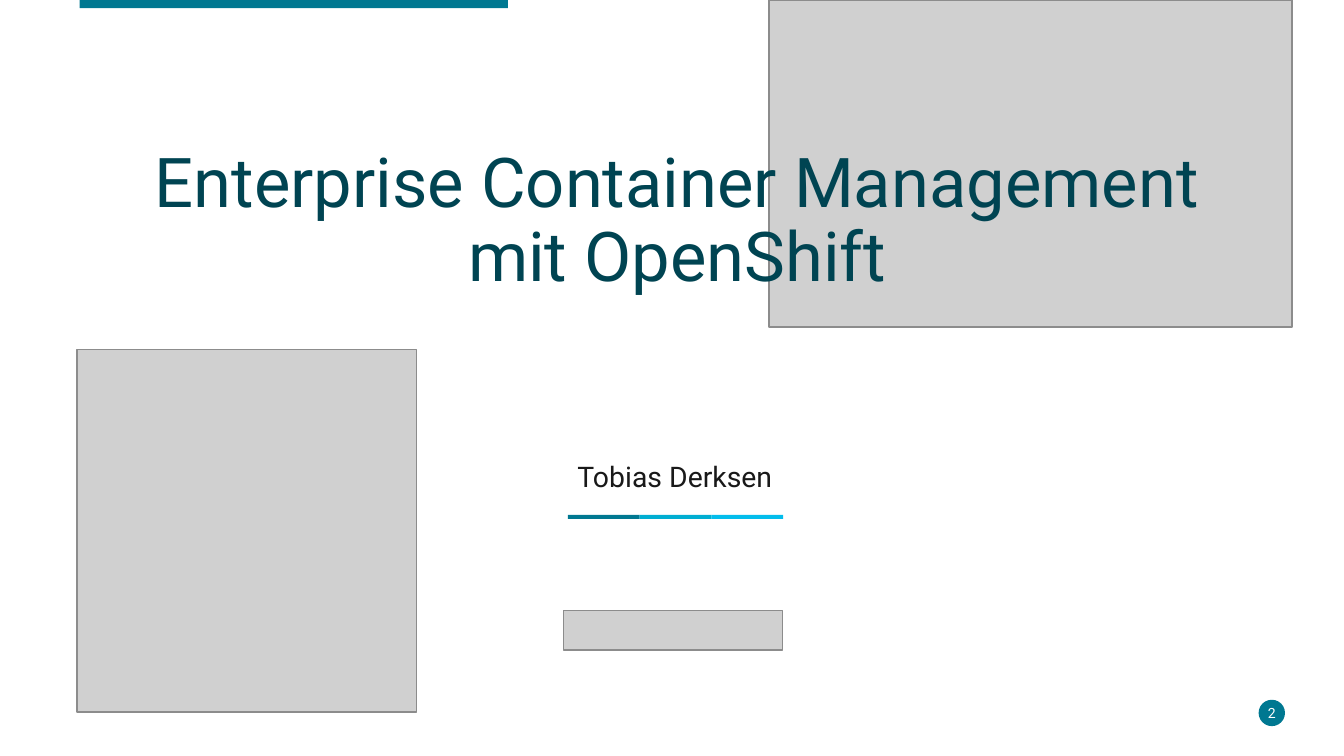
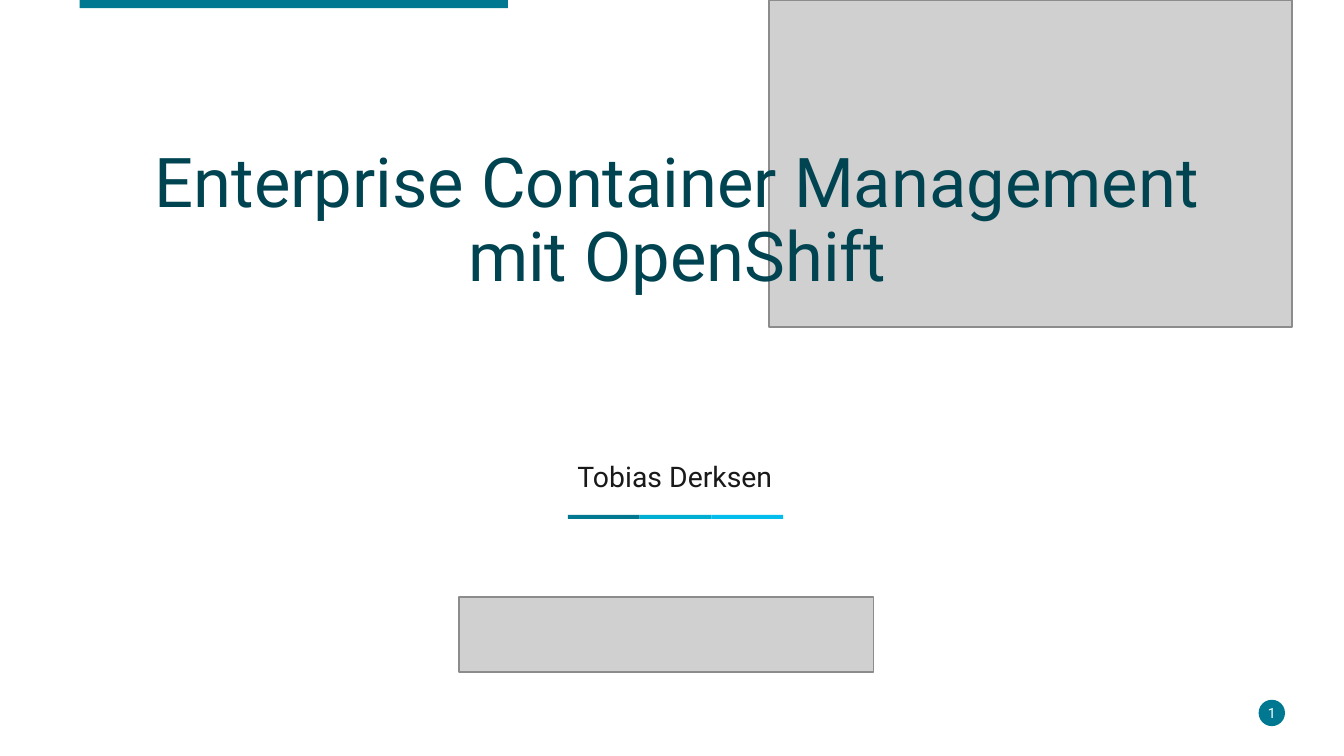
Before and after one commit to lukeelten/openshift-slac, a slide deck: slide 1 of Enterprise Container Management.odp (slide 2 before the commit). Drawn at 1344x756 pixels with LibreOffice and Linux fonts; fonts in the diff are those of the drawing; grey boxes stand for pictures. Boxes give left, top, right and bottom in pixels: in the first picture for what was removed or moved away, otherwise in the second. Text is boxed around its words. In the diff, an @@ line names an element or a change of style, - is before the commit and + after.

```diff
--- a/Enterprise Container Management.odp
+++ b/Enterprise Container Management.odp
@@ picture removed at bbox=[77, 349, 417, 712] @@
@@ picture: place and size @@
-picture at bbox=[563, 610, 782, 649]
+picture at bbox=[460, 597, 874, 672]
@@ page number at bbox=[1268, 708, 1276, 718]: text changed @@
-2
+1
```
Also in this commit, not shown: 3 slides added, 4 slides removed.
